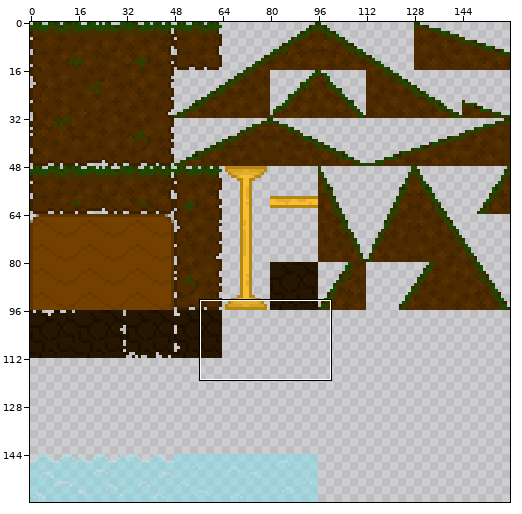
Edited in one commit: pixel-art file (res/tileset/3.aseprite). Above: a wide view before the commit, with the close-up outlined.
Close-up. Earlier state:
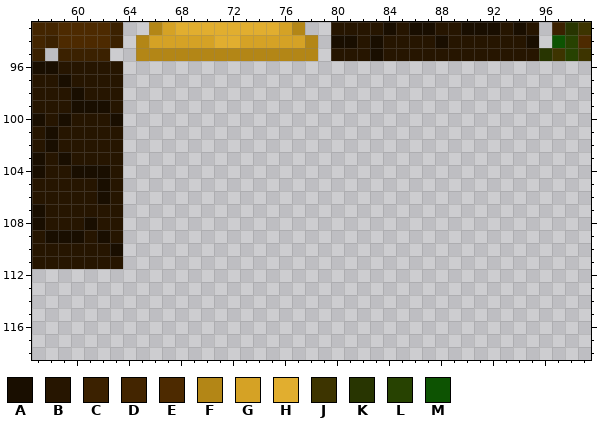
160x160 pixels, 1 frame. Colours within 5 levels of each other are drawn and written as one. Shown: x 57..99, y 93..118.
Palette (. is transparent): A #190e00  B #261500  C #3b2100  D #432500  E #4d2a00  F #b38616  G #d5a225  H #e1ae2f  J #3d3400  K #283501  L #274201  M #0d5302
Pixels before, first column x 57:
 93 DDEEEEC..FGHHHHHHHHGF..BBBBABAABBAAABAB.CKJ
 94 DCEEEEC.FGGGGGHHGGGGGF.AABABBBBABBBBBBA.MLE
 95 C.CCCC..FFFFFFFFFFFFFF.BBBABBBBBBBBBBBBKJLJ
 96 AABBBBB....................................
 97 BBABBBB....................................
 98 BBBABBB....................................
 99 BBBAAAB....................................
100 ABABBBA....................................
101 BABBBBB....................................
102 BABBBBB....................................
103 ABABBBB....................................
104 ABBAAAB....................................
105 BBBBBAB....................................
106 BBBBBAB....................................
107 ABBBBBB....................................
108 ABBBABB....................................
109 BAAABAB....................................
110 BBBBBBA....................................
111 BBBBBBB....................................
The same view after the edit:
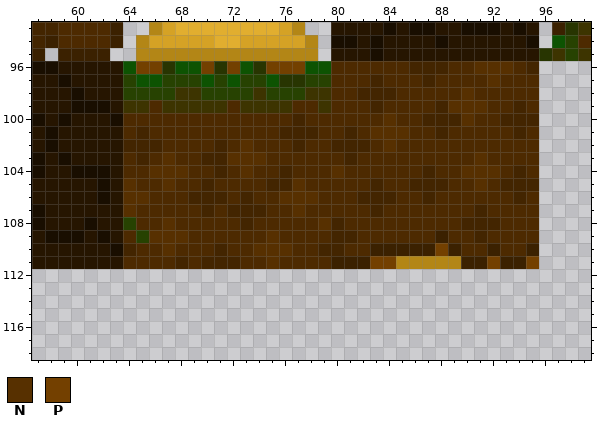
Colours new in this view: N #573000  P #734000
Change:
Colour C now appears in row 109 at x 88; in row 110 at x 83 to 87, 89, 92 and 95; in row 111 at x 80 to 82, 90 to 91 and 93 to 94.
Colour D now appears in row 96 at x 86 to 88 and 95; in row 97 at x 83 and 87; in row 98 at x 82 to 84; in row 99 at x 83, 88 and 94; in row 100 at x 77, 87 to 89 and 93 to 95; in row 101 at x 65, 76 to 78, 81, 88 and 94.
Colour D now appears in row 102 at x 64 to 66, 71, 77 and 80 to 82; in row 103 at x 65, 70 to 71 and 81; in row 104 at x 71, 76, 87 and 94; in row 105 at x 70, 75 to 76, 83, 86 to 88 and 93 to 95; in row 106 at x 69 to 71, 73, 82 to 84, 87 and 94; in row 107 at x 70, 72 to 74, 83 and 91.
Colour D now appears in row 108 at x 73, 80 and 90 to 92; in row 109 at x 80 to 81 and 91; in row 110 at x 64, 71 and 79 to 80; in row 111 at x 68 and 70 to 72.
Colour E now appears in row 96 at x 80 to 85, 89 to 90 and 94; in row 97 at x 80 to 82, 84 to 86, 88 to 91 and 93 to 95; in row 98 at x 80 to 81, 85 to 89 and 91 to 95; in row 99 at x 66, 72, 77 to 78, 80 to 82, 84 to 87, 92 to 93 and 95; in row 100 at x 64 to 76, 78 to 83, 85 to 86 and 91 to 92; in row 101 at x 64, 66 to 75, 79 to 80, 82, 86 to 87, 89 to 93 and 95.
Colour E now appears in row 102 at x 67 to 70, 72, 74 to 76, 78 to 79, 83 and 85 to 95; in row 103 at x 64, 66, 68 to 69, 75 to 80, 82 to 90 and 92 to 95; in row 104 at x 64 to 65, 69 to 70, 72, 74 to 75, 77 to 79, 81 to 86, 88 to 89, 93 and 95; in row 105 at x 65 to 66, 68 to 69, 71 to 74, 78 to 82, 84 to 85, 89 to 90 and 92; in row 106 at x 66 to 68, 72, 74 to 75, 79 to 81, 85 to 86, 88 to 93 and 95; in row 107 at x 65 to 69, 71, 75 to 76, 78 to 82, 84 to 90 and 92 to 95.
Colour E now appears in row 108 at x 65 to 66, 68 to 72, 74 to 78, 81 to 89 and 93 to 95; in row 109 at x 64, 69 to 74, 76 to 79, 82 to 87, 89 to 90 and 92 to 95; in row 110 at x 65 to 66, 68 to 70, 72 to 73, 77 to 78, 81 to 82, 90 to 91 and 93 to 94; in row 111 at x 64 to 67, 69, 73 to 74 and 76 to 79.
Colour F now appears in row 111 at x 85 to 89.
Colour J now appears in row 98 at x 68 to 69, 74 and 78 to 79; in row 99 at x 64 to 65, 67 to 71, 73 to 76 and 79.
Colour K now appears in row 96 at x 67, 71 and 74; in row 97 at x 76 to 77.
Colour L now appears in row 97 at x 64, 67 to 69, 71, 73 to 74 and 78 to 79; in row 98 at x 64 to 67, 70 to 73 and 75 to 77; in row 108 at x 64; in row 109 at x 65.
Colour M now appears in row 96 at x 64, 68 to 69, 73 and 78 to 79; in row 97 at x 65 to 66, 70, 72 and 75.
Colour N now appears in row 96 at x 91 to 93; in row 97 at x 92; in row 98 at x 90; in row 99 at x 89 to 91; in row 100 at x 84 and 90; in row 101 at x 83 to 85.
Colour N now appears in row 102 at x 73 and 84; in row 103 at x 67, 72 to 74 and 91; in row 104 at x 66 to 68, 73, 80 and 90 to 92; in row 105 at x 64, 67, 77 and 91; in row 106 at x 64 to 65 and 76 to 78; in row 107 at x 64 and 77.
Colour N now appears in row 108 at x 67 and 79; in row 109 at x 66 to 68 and 75; in row 110 at x 67 and 74 to 76; in row 111 at x 75.
Colour P now appears in row 96 at x 65 to 66, 70, 72 and 75 to 77; in row 110 at x 88; in row 111 at x 83 to 84, 92 and 95.
Boxes around the changes in both close-ups, in picture pixels (x1, y1, x2, y2):
added: (123, 61, 539, 269)
